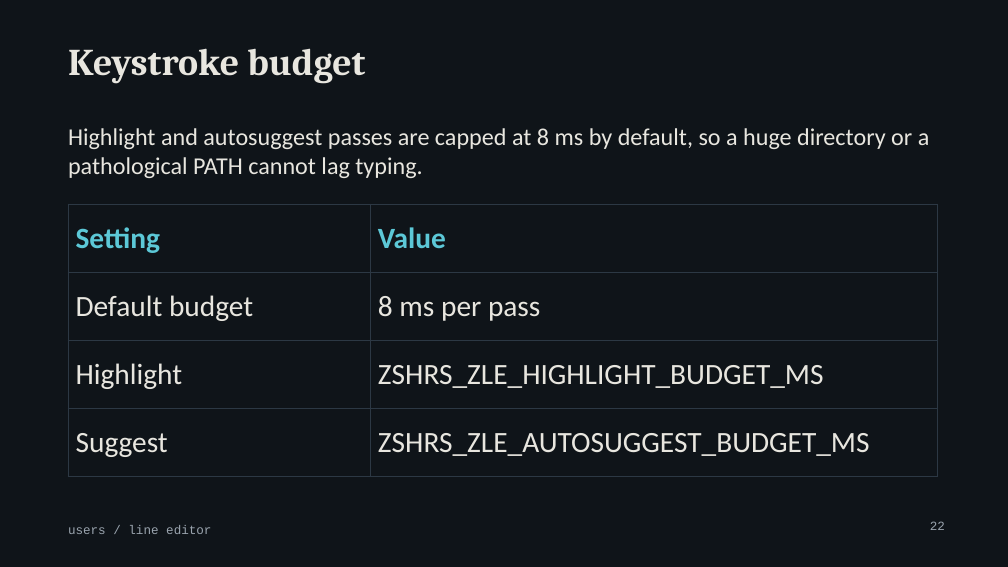
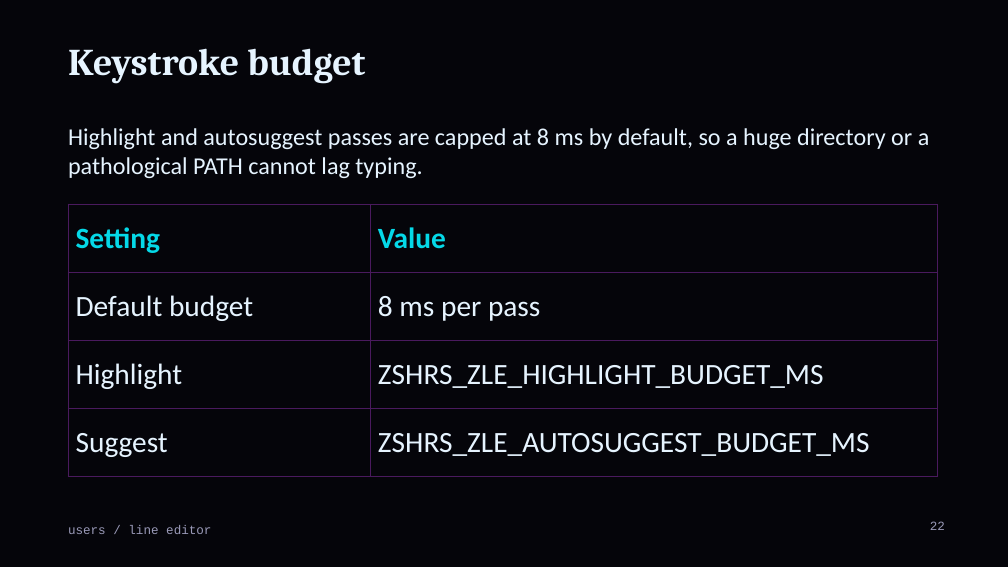
Before and after one commit to MenkeTechnologies/zshrs, a slide deck: slide 22 of docs/talk-users.pptx. Drawn at 1008x567 pixels with LibreOffice and Linux fonts; fonts in the diff are those of the drawing; background and template pictures are left out. Boxes give left, top, right and bottom in pixels: in the first picture for what was removed or moved away, otherwise in the second. Text is boxed around its words. In the diff, an @@ line names an element or a change of style, - is before the commit and + after.

```diff
--- a/docs/talk-users.pptx
+++ b/docs/talk-users.pptx
@@ background #0F1419 to #05050A @@
@@ title "Keystroke budget" at box(68, 48, 365, 84): text colour #E8E6DF to #E6F4FF @@
@@ text "Highlight and autosuggest passes are ..." at box(68, 128, 930, 178): text colour #E8E6DF to #E6F4FF @@
@@ table at box(68, 204, 938, 461) @@
@@ text colour #5CC8D7 to #05D9E8 in "Setting", "Value" @@
@@ text colour #E8E6DF to #E6F4FF in "Default budget", "8 ms per pass", "Highlight", "ZSHRS_ZLE_HIGHLIGHT_BUDGET_MS" and 2 more places @@
@@ borders changed @@
@@ text "users / line editor" at box(68, 525, 211, 534): text colour #9AA4AE to #9A9AB8 @@
@@ page number at box(930, 521, 945, 530): text colour #9AA4AE to #9A9AB8 @@
```
Also in this commit, not shown: 56 other slides changed, 2 other files.
